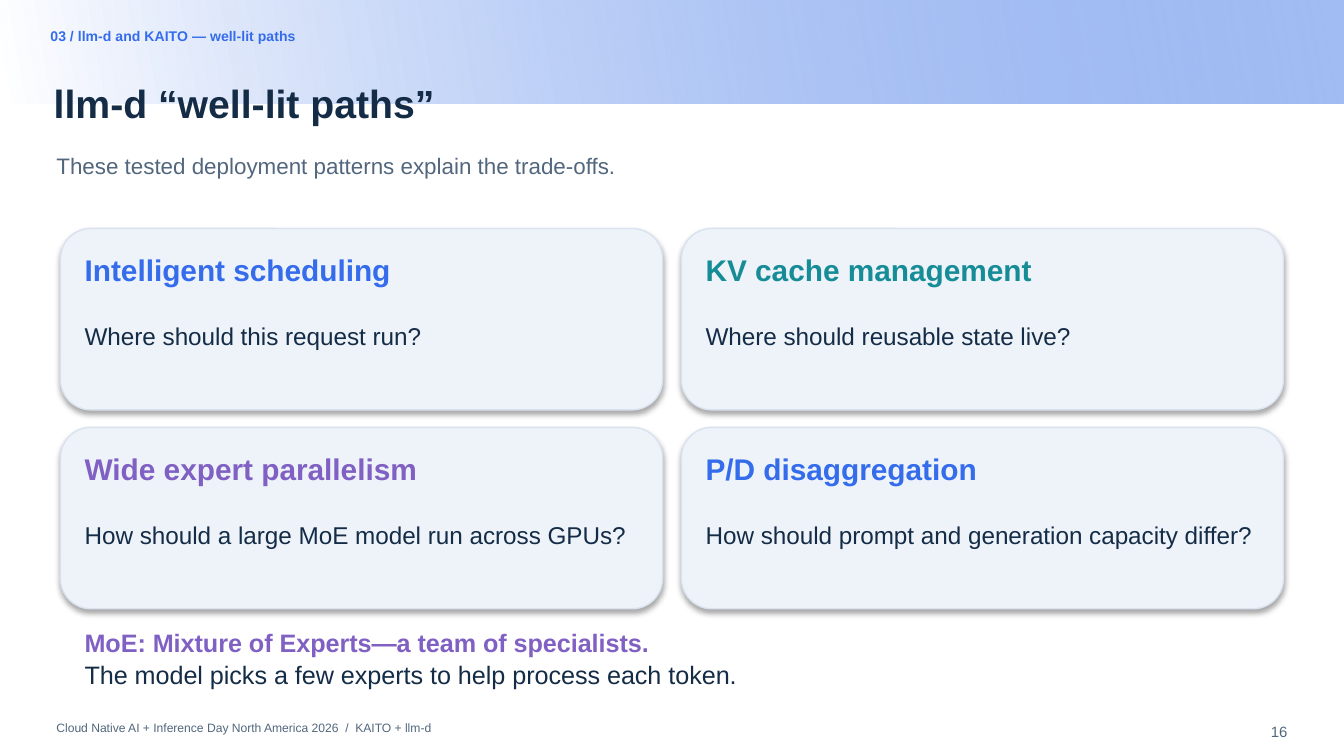
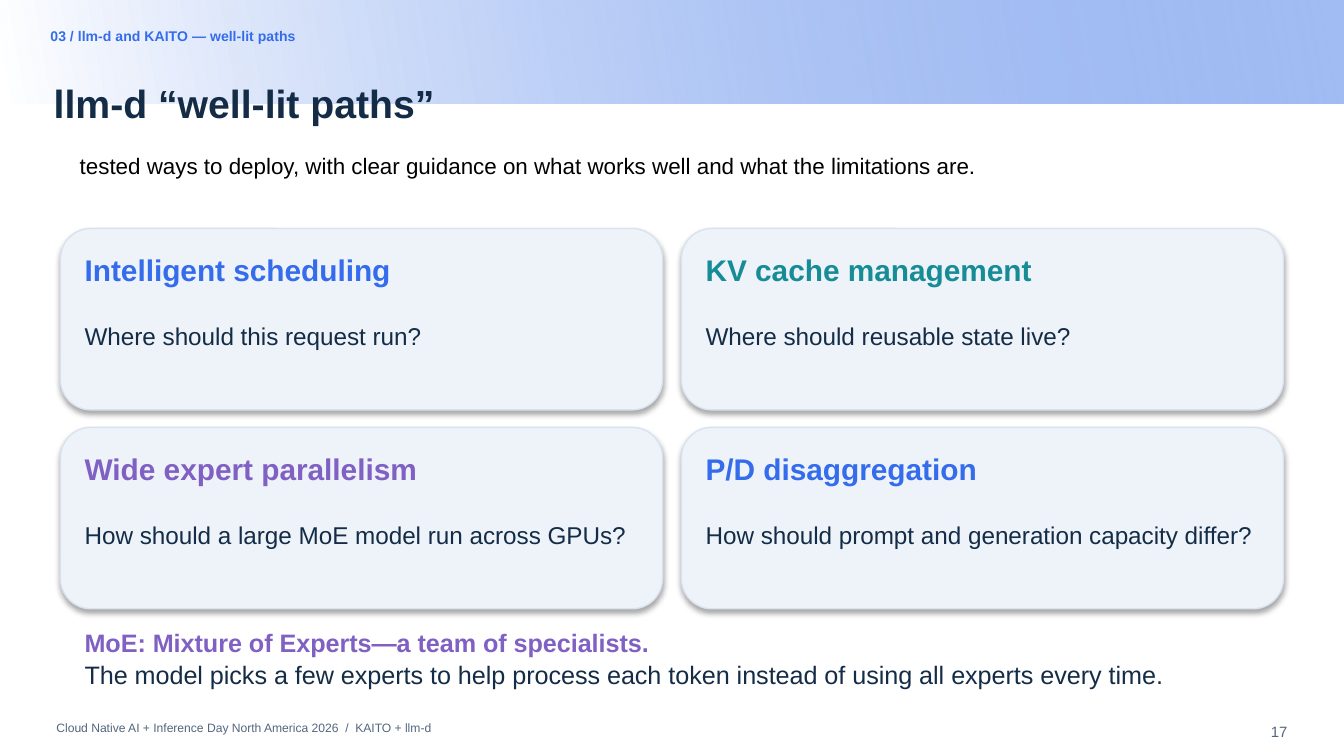
Before and after one commit to andyzhangx/demo, a slide deck: slide 17 of llm/pd-disaggregation/kubecon-na-2026-pd-disaggregation-kaito-llmd.pptx (slide 16 before the commit). Drawn at 1344x756 pixels with LibreOffice and Linux fonts; fonts in the diff are those of the drawing; background and template pictures are left out. Boxes give left, top, right and bottom in pixels: in the first picture for what was removed or moved away, otherwise in the second. Text is boxed around its words. In the diff, an @@ line names an element or a change of style, - is before the commit and + after.

```diff
--- a/llm/pd-disaggregation/kubecon-na-2026-pd-disaggregation-kaito-llmd.pptx
+++ b/llm/pd-disaggregation/kubecon-na-2026-pd-disaggregation-kaito-llmd.pptx
@@ text at (80,157,976,179): text changed; text colour #52677D to #000000 @@
-These tested deployment patterns explain the trade-offs.
+tested ways to deploy, with clear guidance on what works well and what the limitations are.
@@ text at (85,665,1163,690): text changed @@
-The model picks a few experts to help process each token.
+The model picks a few experts to help process each token instead of using all experts every time.
@@ page number at (1271,726,1288,737): text changed @@
-16
+17
```
Also in this commit, not shown: 9 other slides changed, 1 slide added.
